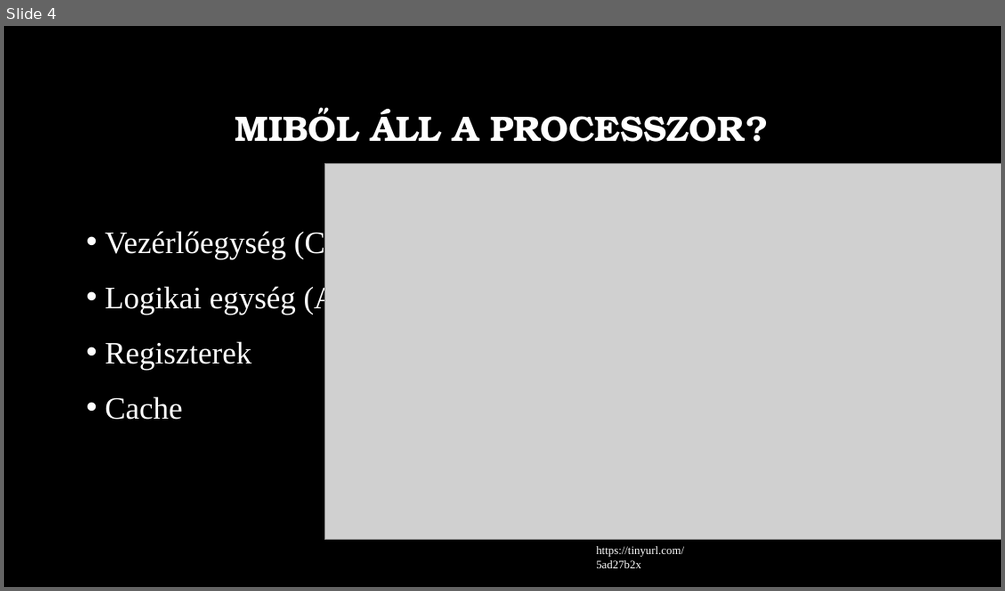
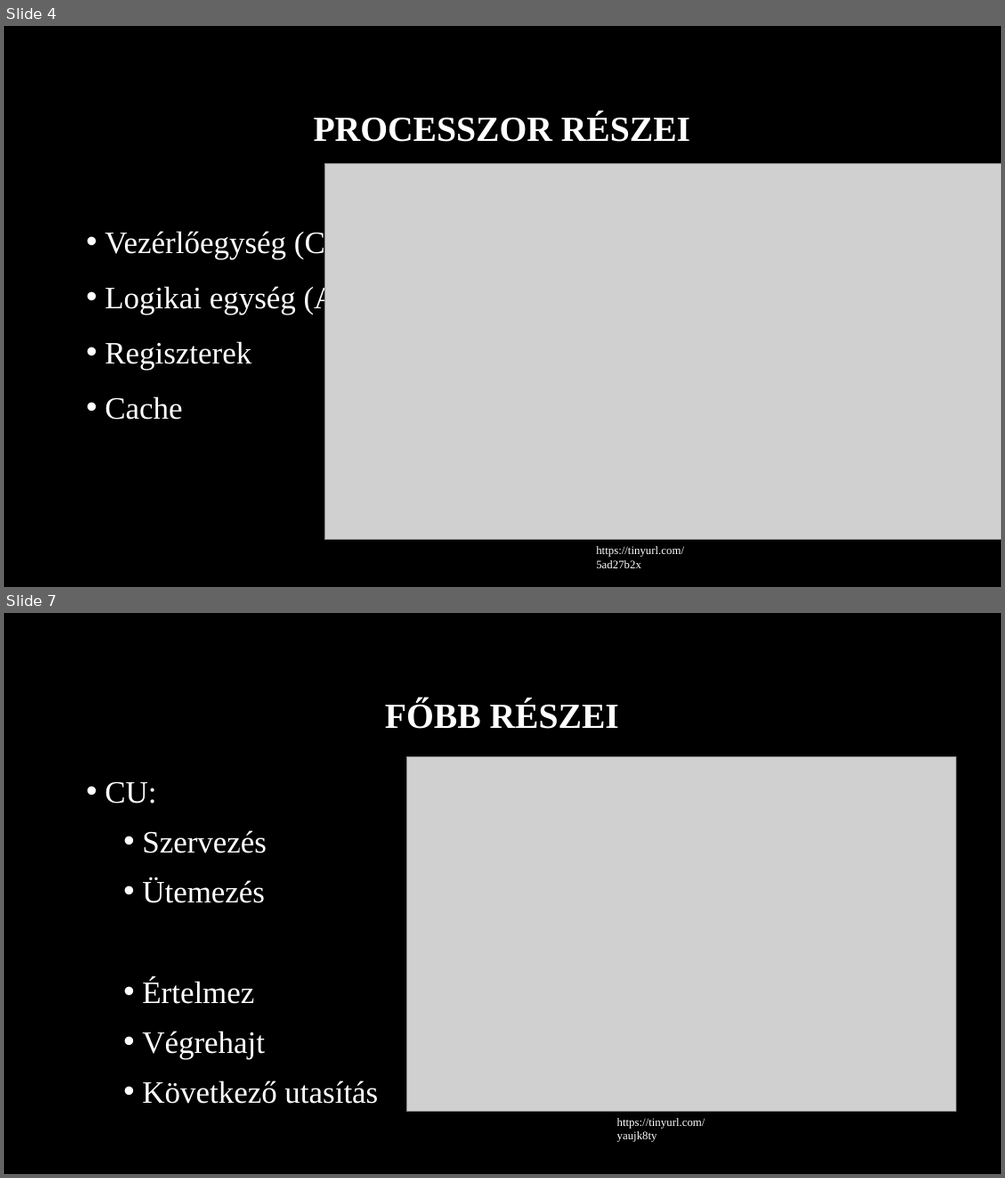
Before and after one commit to MszrsRicsi/Paprika, a slide deck: Processzorok.pptx. Shown one above the other, each under a label of ours: slide 4 before the commit, slides 4 and 7 after it; the slides between them are not shown. The pictures are 1005x591 and 1005x1178 pixels, drawn with LibreOffice and Linux fonts; fonts in the diff are those of the drawing; grey boxes stand for pictures; background and template pictures are left out. Boxes give left, top, right and bottom in pixels: in the first picture for what was removed or moved away, otherwise in the second. Text is boxed around its words. In the diff, an @@ line names an element or a change of style, - is before the commit and + after.

Commit message:
Processzorok PPT befejezése

```diff
--- a/Processzorok.pptx
+++ b/Processzorok.pptx
@@ slide 7 added at bbox=[4, 613, 1001, 1174], background picture (left out) @@
@@ title added at bbox=[385, 700, 619, 729], 34 pt, text #FFFFFF, bold @@
+FŐBB RÉSZEI
@@ picture added at bbox=[406, 756, 956, 1111] @@
@@ text added at bbox=[105, 782, 378, 1103], 30 pt, text #FFFFFF @@
+• CU:
+  • Szervezés
+  • Ütemezés
+  • Értelmez
+  • Végrehajt
+  • Következő utasítás
@@ text added at bbox=[617, 1118, 705, 1142], 11 pt, text #FFFFFF @@
+https://tinyurl.com/yaujk8ty
@@ slide 4 changed as well @@
@@ title at bbox=[314, 113, 690, 142]: text changed; font TeX Gyre Bonum to Times New Roman @@
-MIBŐL ÁLL A PROCESSZOR?
+PROCESSZOR RÉSZEI
```
Also in this commit, not shown: 6 other slides changed, 4 other slides added, 6 slides removed.
